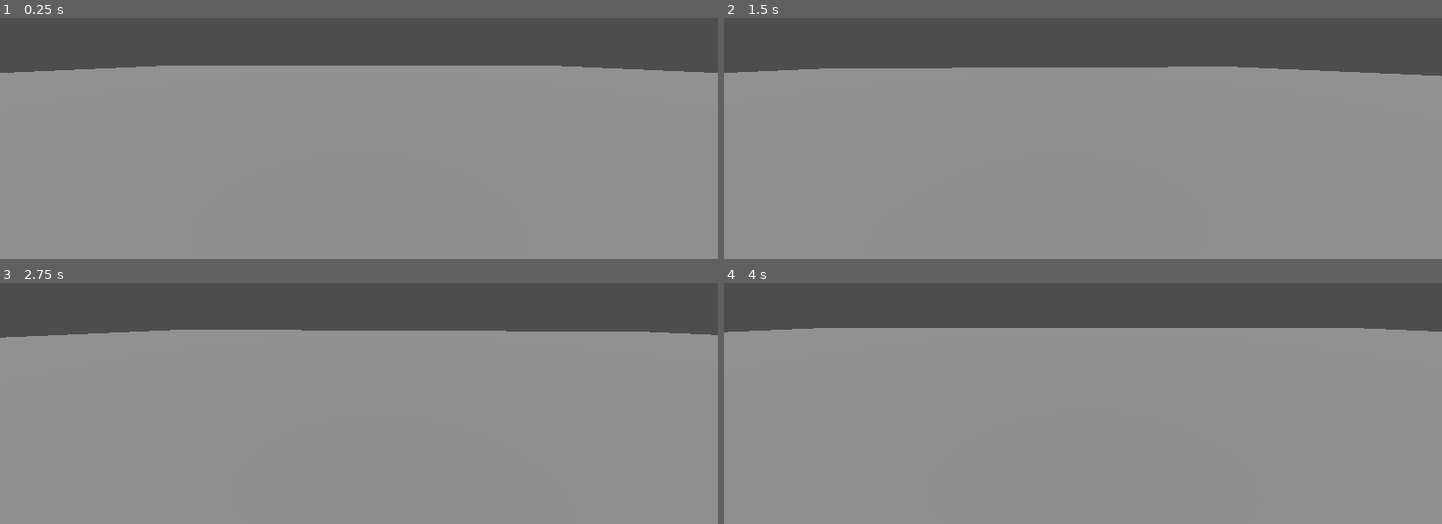
Above: before the commit, frames 1-4 (two rows, left to right).
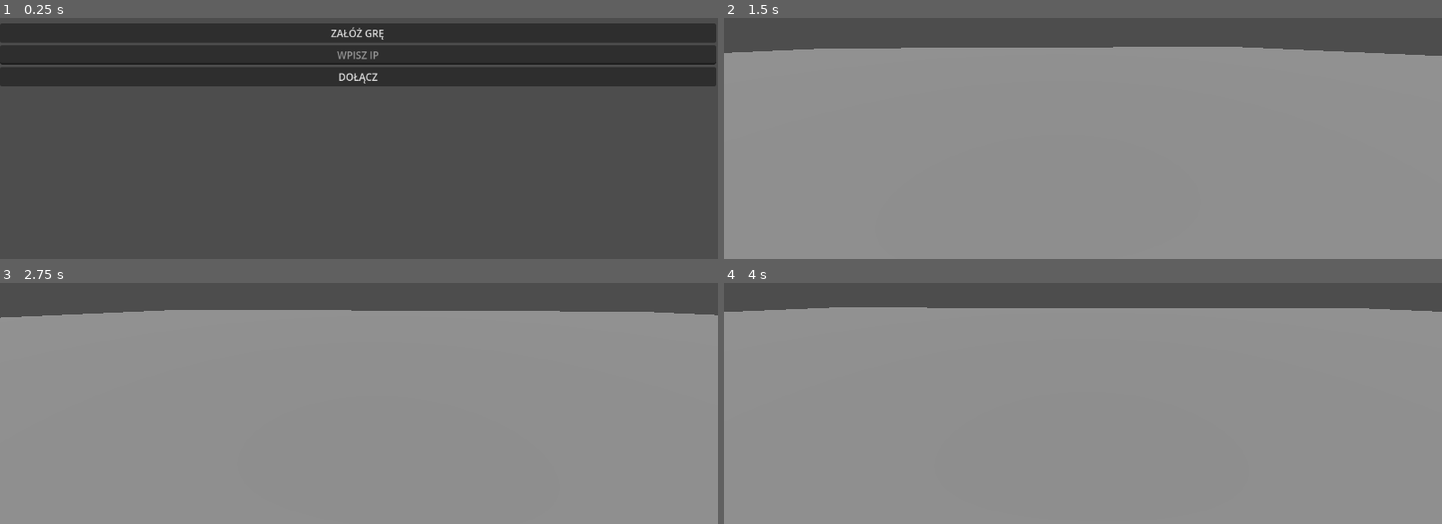
Above: after the commit, the same moments.

Repository: etper/tag-game
Game: Godot game, scene res://main menu.tscn
Same seed, same stepped clock (60 frames per second), same inputs: the game is played once before the commit and once after it. Before the commit the project starts from res://main.tscn.
Inputs (mouse positions are in pixels of both pictures, inside the frame that each line leads up to):
- Up to frame 1 (0.25 s): no input
- Up to frame 2 (1.5 s): click (1083, 32) at 0.5 s, where only the run after the commit has a clickable "ZAŁÓŻ GRĘ"; tap Enter at 1.25 s; move the mouse to (1118, 56) at 1.27 s; hold W (move_forward) from 1.28 s (still down)
- Up to frame 3 (2.75 s): keep holding W (move_forward); tap Space at 2 s; move the mouse to (323, 323) at 2.02 s
- Up to frame 4 (4 s): keep holding W (move_forward); tap Enter at 2.75 s; move the mouse to (1097, 314) at 2.77 s; move the mouse to (1075, 328) at 3.52 s

The runs differ from the first frame. In frame 1, 95% of the frame differs, in the area x 0-100%, y 2-100%; in frame 2, 8.3%; in frame 3, 8.3%; in frame 4, 8.3%.

Commit message:
multiplayer host/join v1

Diff:
--- /dev/null
+++ b/main menu.tscn
@@ -0,0 +1,30 @@
+[gd_scene format=3 uid="uid://c11lfd8n54nrs"]
+
+[ext_resource type="Script" uid="uid://djc7bmmsrfa8" path="res://main_menu.gd" id="1_7mewq"]
+
+[node name="MainMenu" type="Control" unique_id=538123989]
+layout_mode = 3
+anchors_preset = 0
+script = ExtResource("1_7mewq")
+
+[node name="VBoxContainer" type="VBoxContainer" parent="." unique_id=1902145525]
+layout_mode = 0
+offset_right = 1149.0
+offset_bottom = 642.0
+alignment = 1
+
+[node name="HostButton" type="Button" parent="VBoxContainer" unique_id=1102134440]
+layout_mode = 2
+text = "ZAŁÓŻ GRĘ"
+
+[node name="IPInput" type="LineEdit" parent="VBoxContainer" unique_id=686373839]
+layout_mode = 2
+placeholder_text = "WPISZ IP"
+alignment = 1
+
+[node name="JoinButton" type="Button" parent="VBoxContainer" unique_id=1502832205]
+layout_mode = 2
+text = "DOŁĄCZ"
+
+[connection signal="pressed" from="VBoxContainer/HostButton" to="." method="_on_host_button_pressed"]
+[connection signal="pressed" from="VBoxContainer/JoinButton" to="." method="_on_join_button_pressed"]
--- /dev/null
+++ b/main_menu.gd
@@ -0,0 +1,21 @@
+extends Control
+
+@onready var ip_input = $VBoxContainer/IPInput
+
+func _on_host_button_pressed():
+	var scene = load("res://main.tscn").instantiate()
+
+	scene.auto_host = true
+
+	get_tree().root.add_child(scene)
+	get_tree().current_scene.queue_free()
+	get_tree().current_scene = scene
+
+func _on_join_button_pressed():
+	var scene = load("res://main.tscn").instantiate()
+
+	scene.join_ip = ip_input.text
+
+	get_tree().root.add_child(scene)
+	get_tree().current_scene.queue_free()
+	get_tree().current_scene = scene
--- a/network.gd
+++ b/network.gd
@@ -2,6 +2,9 @@
 
 const PORT = 9999
 @export var player_scene: PackedScene
+
+var auto_host = false
+var join_ip = ""
 
 func host_game():
 	var peer = ENetMultiplayerPeer.new()
@@ -9,6 +12,8 @@
 	multiplayer.multiplayer_peer = peer
 
 	print("Hosting game")
+
+	_spawn_player(multiplayer.get_unique_id())
 
 func join_game(ip):
 	var peer = ENetMultiplayerPeer.new()
@@ -19,13 +24,12 @@
 
 func _ready():
 	multiplayer.peer_connected.connect(_player_connected)
-	multiplayer.connected_to_server.connect(_connected_ok)
 
-	if multiplayer.is_server():
-		_spawn_player(multiplayer.get_unique_id())
+	if auto_host:
+		host_game()
 
-func _connected_ok():
-	_spawn_player(multiplayer.get_unique_id())
+	elif join_ip != "":
+		join_game(join_ip)
 
 func _player_connected(id):
 	if multiplayer.is_server():
--- a/project.godot
+++ b/project.godot
@@ -11,7 +11,7 @@
 [application]
 
 config/name="tag game"
-run/main_scene="uid://do07adp8hc3l7"
+run/main_scene="uid://c11lfd8n54nrs"
 config/features=PackedStringArray("4.6", "GL Compatibility")
 config/icon="res://icon.svg"
 
Not shown, added: main_menu.gd.uid
